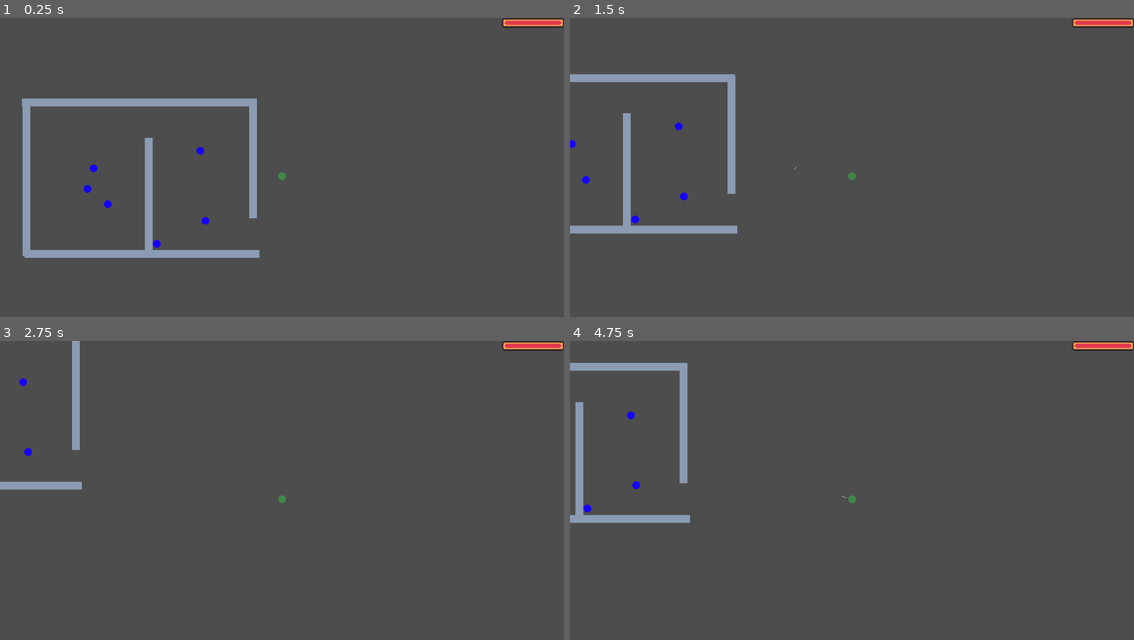
Above: before the commit, frames 1-4 (two rows, left to right).
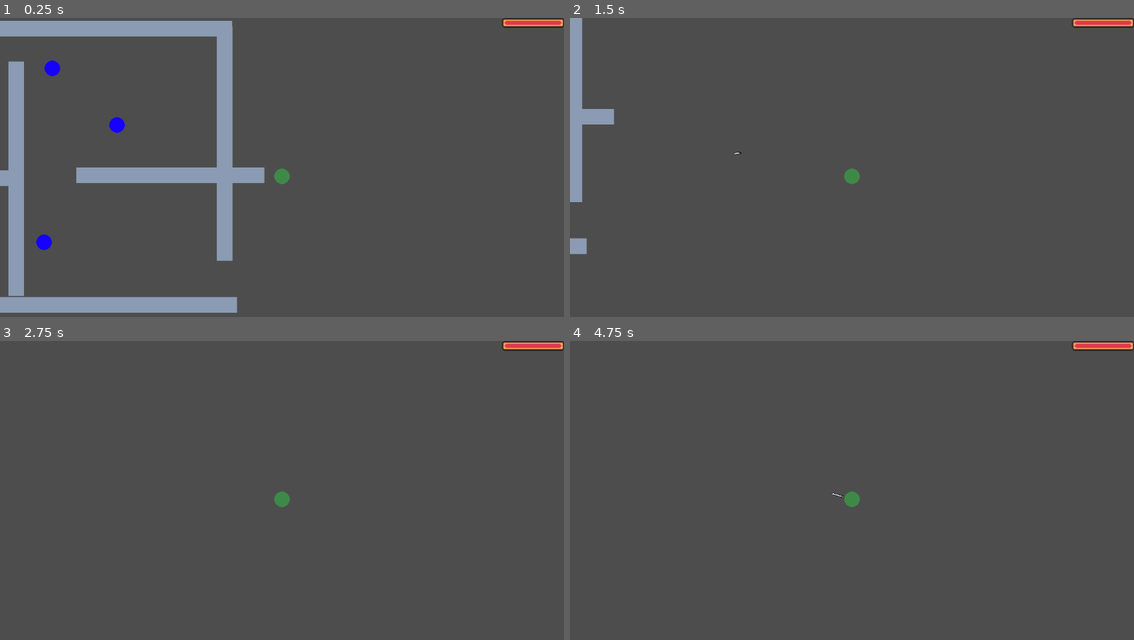
Above: after the commit, the same moments.

Repository: whocares-abt/fast-pace
Game: Godot game, scene res://Scenes/debug_map.tscn
Same seed, same stepped clock (60 frames per second), same inputs: the game is played once before the commit and once after it.
Inputs (mouse positions are in pixels of both pictures, inside the frame that each line leads up to):
- Up to frame 1 (0.25 s): no input
- Up to frame 2 (1.5 s): tap Enter at 0.5 s; move the mouse to (976, 161) at 0.52 s; press the mouse at (976, 161) at 0.53 s; hold D (move_right) 0.53-1.28 s; move the mouse to (739, 191) at 1.27 s; release the mouse at (739, 191) at 1.28 s; hold S (move_down) from 1.28 s (still down); right-click (739, 191) at 1.35 s
- Up to frame 3 (2.75 s): click (169, 514) at 1.55 s; move the mouse to (338, 430) at 2.02 s; release S (move_down) at 2.03 s; press the mouse at (338, 430) at 2.03 s; hold D (move_right) from 2.03 s (still down)
- Up to frame 4 (4.75 s): move the mouse to (823, 562) at 2.77 s; release D (move_right) at 2.78 s; release the mouse at (823, 562) at 2.78 s; hold W (move_up) 2.78-3.53 s; tap Shift (bullet_time) at 2.85 s; click (823, 562) at 3.05 s; move the mouse to (1021, 547) at 3.52 s; press the mouse at (1021, 547) at 3.53 s; hold A (move_left) from 3.53 s (still down); move the mouse to (682, 451) at 4.27 s; release the mouse at (682, 451) at 4.28 s; right-click (682, 451) at 4.35 s; click (682, 451) at 4.55 s

The runs differ from the first frame. In frame 1, 14% of the frame differs, in the area x 0-52%, y 0-99%; in frame 2, 4.6%; in frame 3, 1.1%; in frame 4, 2.5%.

Commit message:
Fixed bugs based on rotation

Diff:
--- a/Resources/Combat/katana.tres
+++ b/Resources/Combat/katana.tres
@@ -5,6 +5,6 @@
 [resource]
 script = ExtResource("1_5yd16")
 weapon_name = "katana"
-firing_rate = 500.0
+firing_rate = 1.0
 attack_hold = 0.1
 metadata/_custom_type_script = "uid://dqsfxyh6jojdx"
--- a/Resources/Combat/pistol.tres
+++ b/Resources/Combat/pistol.tres
@@ -6,7 +6,7 @@
 script = ExtResource("1_4syai")
 ranged = true
 weapon_name = "pistol"
-firing_rate = 100.0
+firing_rate = 1.0
 attack_hold = 0.1
-projectile_speed = 1000.0
+projectile_speed = 3000.0
 metadata/_custom_type_script = "uid://dqsfxyh6jojdx"
--- a/Scenes/AI/navigation_component.tscn
+++ b/Scenes/AI/navigation_component.tscn
@@ -4,9 +4,10 @@
 
 [node name="NavigationComponent" type="NavigationAgent2D"]
 script = ExtResource("1_ofku4")
-time = 0.3
+time = 0.1
 
 [node name="NavTimer" type="Timer" parent="."]
+wait_time = 0.3
 autostart = true
 
 [connection signal="timeout" from="NavTimer" to="." method="_on_nav_timer_timeout"]
--- a/Scenes/Characters/enemy_character.tscn
+++ b/Scenes/Characters/enemy_character.tscn
@@ -39,7 +39,7 @@
 radius = 25.019993
 
 [sub_resource type="RectangleShape2D" id="RectangleShape2D_mwus0"]
-size = Vector2(185, 100)
+size = Vector2(325, 225)
 
 [node name="EnemyCharacter" type="CharacterBody2D"]
 collision_layer = 4
@@ -68,7 +68,7 @@
 [node name="VisionComp" parent="." instance=ExtResource("3_mwus0")]
 
 [node name="CollisionShape2D" type="CollisionShape2D" parent="VisionComp"]
-position = Vector2(117, 0)
+position = Vector2(205.5, 0)
 shape = SubResource("RectangleShape2D_mwus0")
 
 [node name="GPUParticles2D" type="GPUParticles2D" parent="."]
--- a/Scenes/Environment/wall.tscn
+++ b/Scenes/Environment/wall.tscn
@@ -28,5 +28,5 @@
 
 [node name="Polygon2D" type="Polygon2D" parent="."]
 color = Color(1, 1, 1, 0)
-polygon = PackedVector2Array(-16, -16, -16, 16, 16, 16, 16, -16)
+polygon = PackedVector2Array(-17, -17, -17, 17, 17, 17, 17, -17)
 uv = PackedVector2Array(-19, -18, -19, 19, 19, 19, 19, -18)
--- a/Scenes/debug_map.tscn
+++ b/Scenes/debug_map.tscn
@@ -13,10 +13,9 @@
 
 [node name="PlayerCharacter" parent="." instance=ExtResource("1_ngmhs")]
 position = Vector2(431, 43)
-SPEED = 500.0
+SPEED = 600.0
 
 [node name="Camera2D" type="Camera2D" parent="PlayerCharacter"]
-zoom = Vector2(0.5, 0.5)
 
 [node name="NavigationRegion" parent="." instance=ExtResource("5_gu212")]
 navigation_polygon = ExtResource("3_frd8m")
@@ -27,21 +26,25 @@
 position = Vector2(-151.00003, -259)
 scale = Vector2(30, 1)
 
+[node name="Wall7" parent="Walls" instance=ExtResource("2_jcsea")]
+position = Vector2(-314, 47)
+scale = Vector2(12, 1)
+
+[node name="Wall8" parent="Walls" instance=ExtResource("2_jcsea")]
+position = Vector2(203, 41)
+scale = Vector2(12, 1)
+
 [node name="Wall2" parent="Walls" instance=ExtResource("2_jcsea")]
-position = Vector2(-612, 50)
-scale = Vector2(1, 20)
+position = Vector2(-615, 24)
+scale = Vector2(1, 18)
 
 [node name="Wall3" parent="Walls" instance=ExtResource("2_jcsea")]
-position = Vector2(-113, 125)
+position = Vector2(-112, 48.000008)
 scale = Vector2(1, 15)
 
 [node name="Wall4" parent="Walls" instance=ExtResource("2_jcsea")]
-position = Vector2(-141.00002, 362)
+position = Vector2(-141.00002, 306)
 scale = Vector2(30, 1)
-
-[node name="Wall5" parent="Walls" instance=ExtResource("2_jcsea")]
-position = Vector2(-612, 50)
-scale = Vector2(1, 20)
 
 [node name="Wall6" parent="Walls" instance=ExtResource("2_jcsea")]
 position = Vector2(314, -24)
@@ -50,27 +53,41 @@
 [node name="Enemies" type="Node2D" parent="."]
 
 [node name="EnemyCharacter" parent="Enemies" node_paths=PackedStringArray("player") instance=ExtResource("4_6mob1")]
-position = Vector2(-363, 95)
+position = Vector2(-199, 118)
+rotation = 3.1415927
+player = NodePath("../../PlayerCharacter")
+
+[node name="EnemyCharacter7" parent="Enemies" node_paths=PackedStringArray("player") instance=ExtResource("4_6mob1")]
+position = Vector2(-540, 248)
+rotation = 4.712389
 player = NodePath("../../PlayerCharacter")
 
 [node name="EnemyCharacter2" parent="Enemies" node_paths=PackedStringArray("player") instance=ExtResource("4_6mob1")]
-position = Vector2(-281, 157)
+position = Vector2(-193, 215)
+rotation = 3.1415927
 player = NodePath("../../PlayerCharacter")
 
 [node name="EnemyCharacter3" parent="Enemies" node_paths=PackedStringArray("player") instance=ExtResource("4_6mob1")]
-position = Vector2(-338, 11)
+position = Vector2(-527, -49)
 player = NodePath("../../PlayerCharacter")
 
 [node name="EnemyCharacter4" parent="Enemies" node_paths=PackedStringArray("player") instance=ExtResource("4_6mob1")]
-position = Vector2(98, -61)
+position = Vector2(94.000015, -62.000008)
+rotation = 6.2769513
 player = NodePath("../../PlayerCharacter")
 
 [node name="EnemyCharacter5" parent="Enemies" node_paths=PackedStringArray("player") instance=ExtResource("4_6mob1")]
-position = Vector2(119, 225)
+position = Vector2(-55, 178)
 player = NodePath("../../PlayerCharacter")
 
 [node name="EnemyCharacter6" parent="Enemies" node_paths=PackedStringArray("player") instance=ExtResource("4_6mob1")]
-position = Vector2(-80, 320)
+position = Vector2(-38, -178)
+rotation = 7.8540463
+player = NodePath("../../PlayerCharacter")
+
+[node name="EnemyCharacter8" parent="Enemies" node_paths=PackedStringArray("player") instance=ExtResource("4_6mob1")]
+position = Vector2(-204, -5)
+rotation = 4.712389
 player = NodePath("../../PlayerCharacter")
 
 [node name="BulletManager" parent="." instance=ExtResource("4_gu212")]
--- a/Scripts/AI/navigation_region.gd
+++ b/Scripts/AI/navigation_region.gd
@@ -16,5 +16,5 @@
 
 	# Recreating the mesh with polygons cut out
 
-	if (get_child_count() == 6):
+	if (get_child_count() == 7):
 		bake_navigation_polygon()
--- a/Scripts/AI/vision_detector.gd
+++ b/Scripts/AI/vision_detector.gd
@@ -8,6 +8,7 @@
 func _on_area_entered(area: Area2D) -> void:
 	var vector_to_player = (area.global_position - global_position)
 	vision_raycast.set_target_position(2*vector_to_player)
+	vision_raycast.global_rotation = 0
 
 	await get_tree().create_timer(0.01).timeout
 
--- a/Scripts/Characters/enemy_character.gd
+++ b/Scripts/Characters/enemy_character.gd
@@ -35,7 +35,8 @@
 # Ready and update funcion
 
 func _ready() -> void:
-	weapon.equip_weapon("pistol")
+	weapon.equip_weapon(weapon_name)
+	weapon.reduce_melee_hurtbox()
 	weapon.add_hurtbox_owners(["Enemy"])
 	patrol_start_point = patrol_comp.get_patrol_start()
 
@@ -58,10 +59,10 @@
 # Simulating state behaviour
 
 func aggro_behaviour():
-	if (player == null):
-		switch_state(EnemyState.RETURN_PATROL)
-		return
-
+	#if (player == null):
+		#switch_state(EnemyState.RETURN_PATROL)
+		#return
+	#
 	if (not nav_comp.is_target_reachable()):
 		switch_state(EnemyState.RETURN_PATROL)
 		pass
@@ -69,7 +70,7 @@
 	if (not nav_comp.is_target_reached()):
 		nav_to_goal() # Goal is player
 
-	weapon.attack(player.global_position - global_position)
+	#weapon.attack(player.global_position - global_position)
 
 func patrol_behaviour():
 	velocity = Vector2.ZERO # Depend on patrol path for movement
@@ -147,7 +148,7 @@
 	nav_comp.set_goal(new_goal)
 
 func nav_to_goal():
-	var nav_point_direction = to_local(nav_comp.get_next_path_position()).normalized()
+	var nav_point_direction = to_local(nav_comp.get_next_path_position()).normalized().rotated(rotation)
 	velocity = nav_point_direction*SPEED
 
 # Func for enemy death
--- a/Scripts/Combat/weapon.gd
+++ b/Scripts/Combat/weapon.gd
@@ -100,3 +100,6 @@
 	for new_owner in new_owners:
 		hurtbox_owners.append(new_owner)
 	melee_hurtbox.add_hurtbox_owners(new_owners)
+
+func reduce_melee_hurtbox():
+	$WeaponPivot/AttackHurtbox/CollisionShape2D.scale = Vector2(0.7, 0.7)
